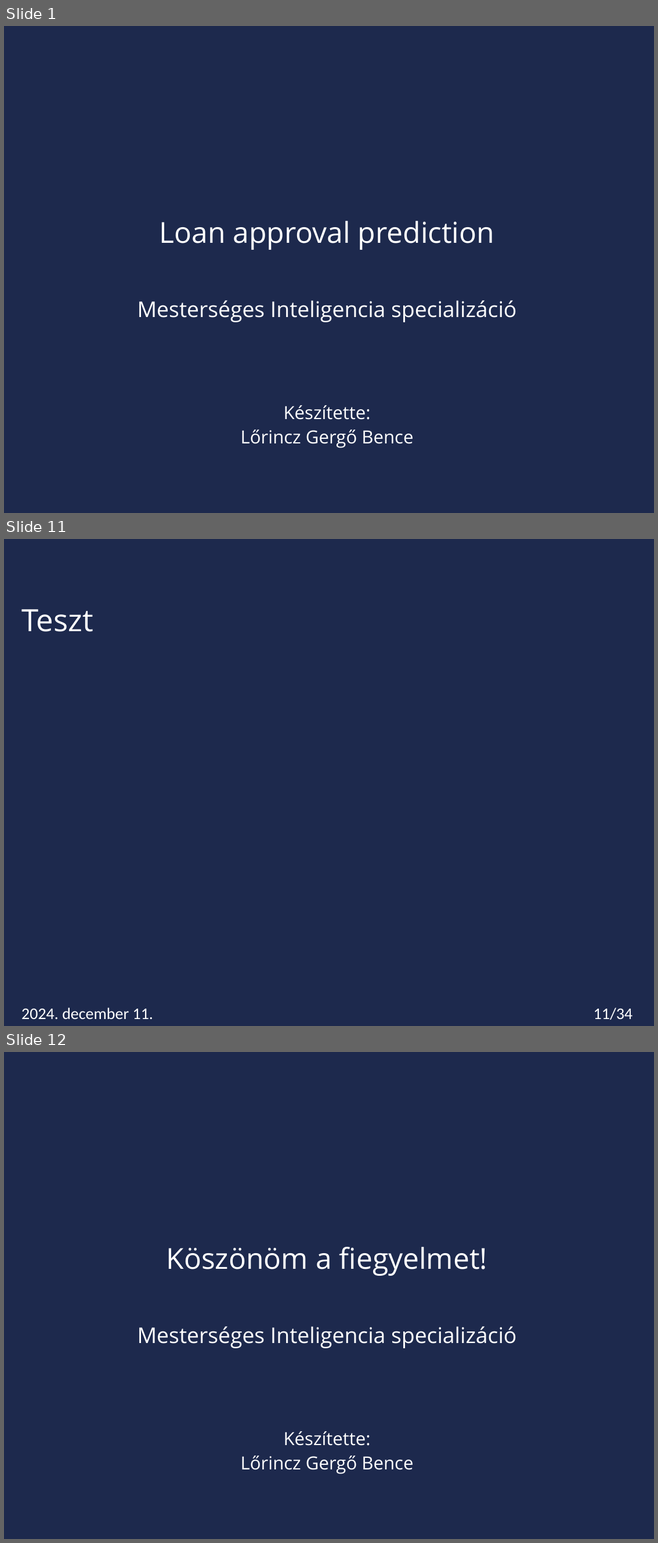
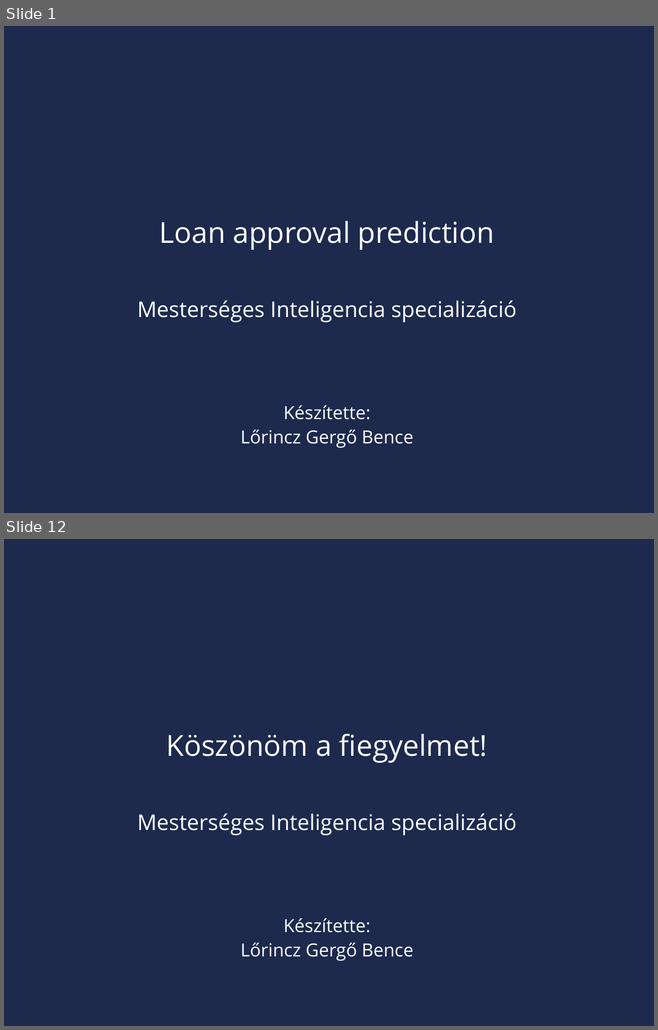
Before and after one commit to CR0ZFP/Machine-Learning, a slide deck: Loan_approval_Prezi.pptx. Shown one above the other, each under a label of ours: slides 1, 11 and 12 before the commit, slides 1 and 12 after it; the slides between them are not shown. The pictures are 658x1543 and 658x1030 pixels, drawn with LibreOffice and Linux fonts; fonts in the diff are those of the drawing; background and template pictures are left out. Boxes give left, top, right and bottom in pixels: in the first picture for what was removed or moved away, otherwise in the second. Text is boxed around its words. In the diff, an @@ line names an element or a change of style, - is before the commit and + after.

```diff
--- a/Loan_approval_Prezi.pptx
+++ b/Loan_approval_Prezi.pptx
@@ slide 11 removed at box(4, 539, 654, 1026), background #1D294D @@
@@ title removed at box(21, 609, 93, 632) @@
-Teszt
@@ text removed at box(21, 1008, 153, 1019) @@
-2024. december 11.
@@ page number removed at box(593, 1008, 632, 1020) @@
-11/34
```
Also in this commit, not shown: 9 slides changed, 1 slide added.
